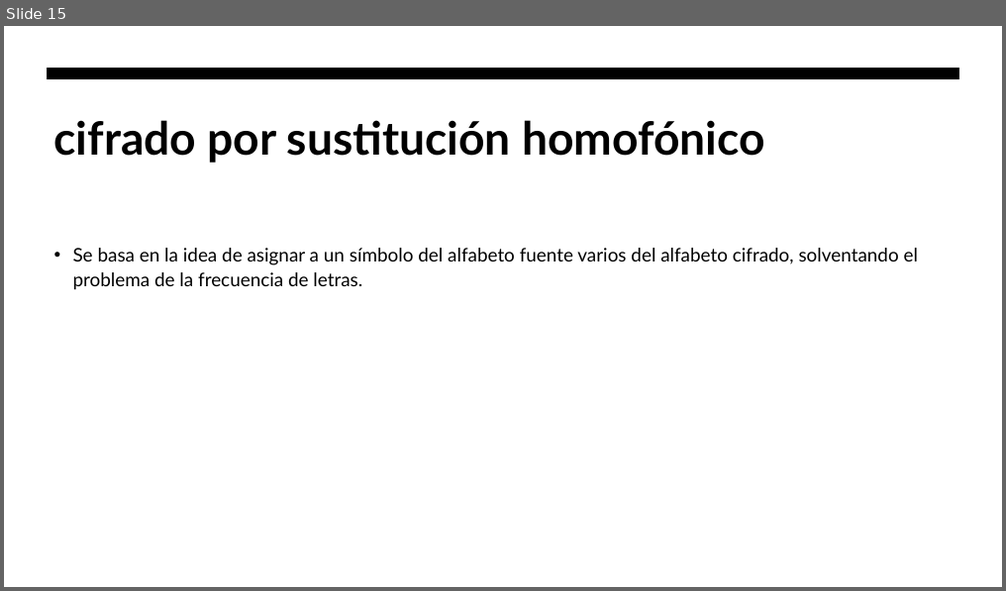
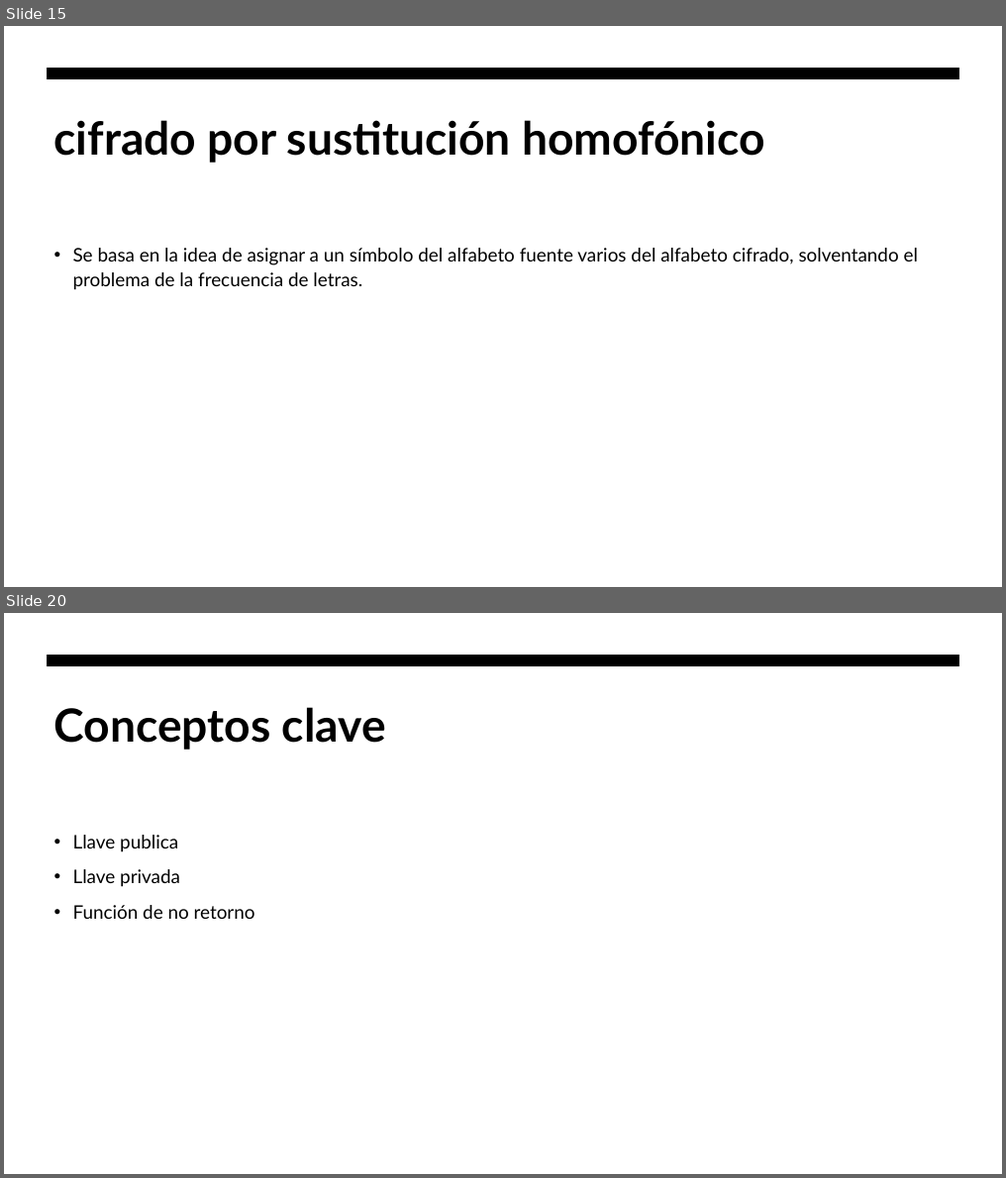
Before and after one commit to hombrefrustrado/criptografia-presentaci-n, a slide deck: criptografía teorica.pptx. Shown one above the other, each under a label of ours: slide 15 before the commit, slides 15 and 20 after it; the slides between them are not shown. The pictures are 1006x591 and 1006x1178 pixels, drawn with LibreOffice and Linux fonts; fonts in the diff are those of the drawing. Boxes give left, top, right and bottom in pixels: in the first picture for what was removed or moved away, otherwise in the second. Text is boxed around its words. In the diff, an @@ line names an element or a change of style, - is before the commit and + after.

```diff
--- a/criptografía teorica.pptx
+++ b/criptografía teorica.pptx
@@ slide 20 added at (x1=4, y1=613, x2=1002, y2=1174), background #FFFFFF; not listed: 1 template element that a slide beside it also shows @@
@@ title added at (x1=54, y1=707, x2=386, y2=750), 44 pt, text #000000, bold @@
+Conceptos clave
@@ text added at (x1=73, y1=835, x2=255, y2=919), 18 pt, text #000000 @@
+• Llave publica
+• Llave privada
+• Función de no retorno
```
Also in this commit, not shown: 1 slide changed, 8 other slides added, 4 other files.
